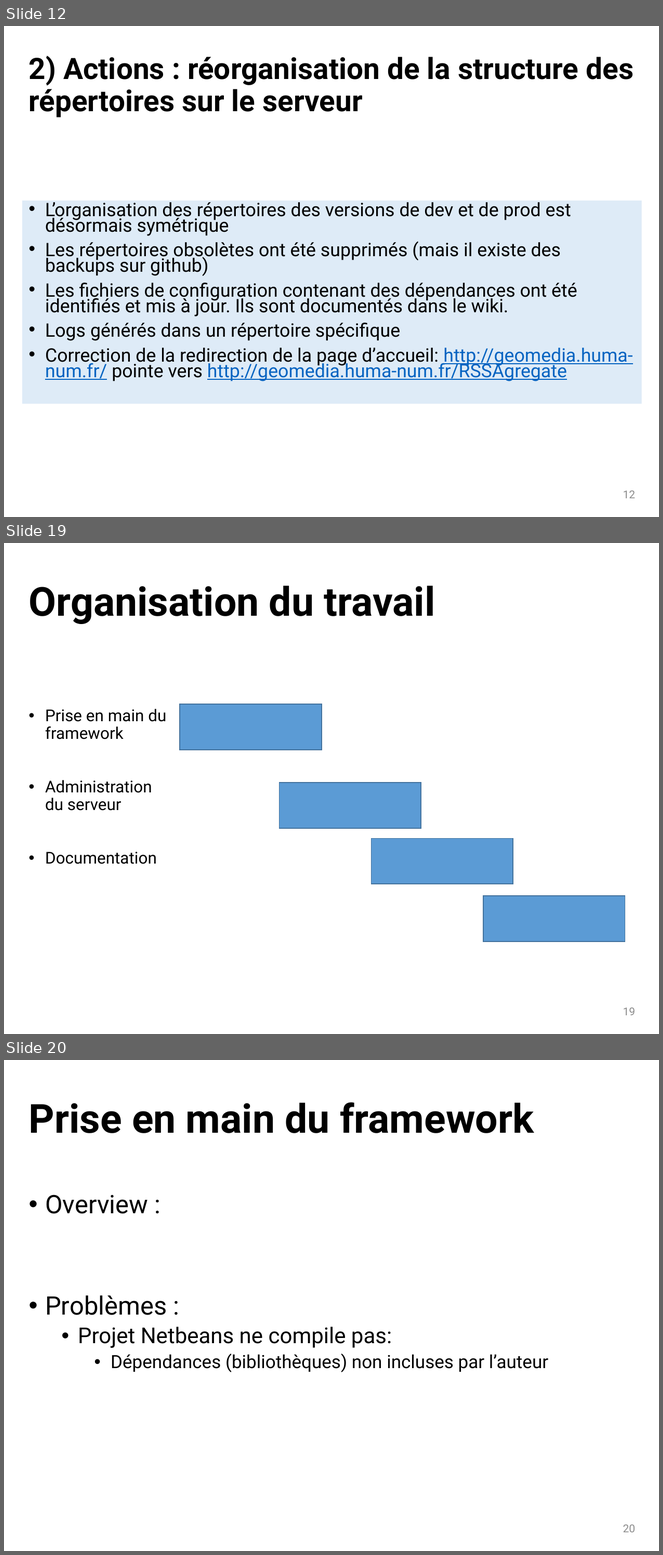
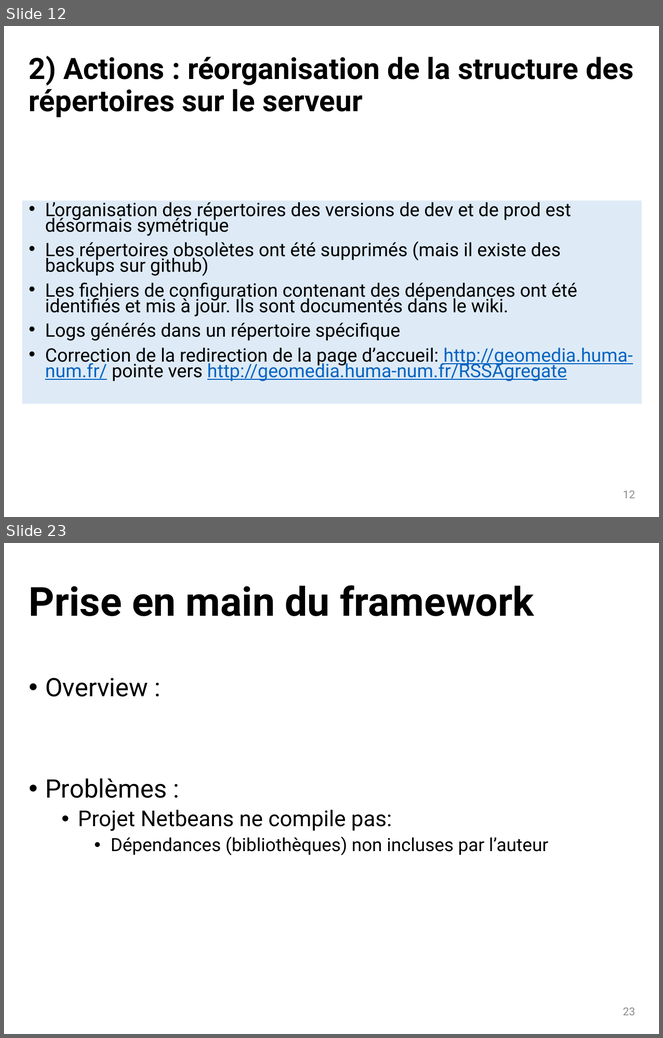
Before and after one commit to dosi-slides/2015_10_geomedia, a slide deck: slides.pptx. Shown one above the other, each under a label of ours: slides 12, 19 and 20 before the commit, slides 12 and 23 after it; the slides between them are not shown. The pictures are 663x1555 and 663x1038 pixels, drawn with LibreOffice and Linux fonts; fonts in the diff are those of the drawing. Boxes give left, top, right and bottom in pixels: in the first picture for what was removed or moved away, otherwise in the second. Text is boxed around its words. In the diff, an @@ line names an element or a change of style, - is before the commit and + after.

```diff
--- a/slides.pptx
+++ b/slides.pptx
@@ slide 19 removed at [4, 543, 659, 1034], background #FFFFFF @@
@@ title removed at [29, 586, 435, 624] @@
-Organisation du travail
@@ text removed at [45, 709, 166, 864] @@
-• Prise en main du framework
-• Administration du serveur
-• Documentation
@@ rectangle removed at [180, 704, 321, 750] @@
@@ rectangle removed at [279, 783, 421, 828] @@
@@ rectangle removed at [372, 838, 513, 884] @@
@@ rectangle removed at [483, 896, 625, 942] @@
@@ page number removed at [623, 1008, 636, 1016] @@
-19
@@ what was slide 20 is now slide 23 @@
@@ page number at [623, 1008, 636, 1016]: text changed @@
-20
+23
```
Also in this commit, not shown: 4 slides changed, 6 slides added, 2 other slides removed.
